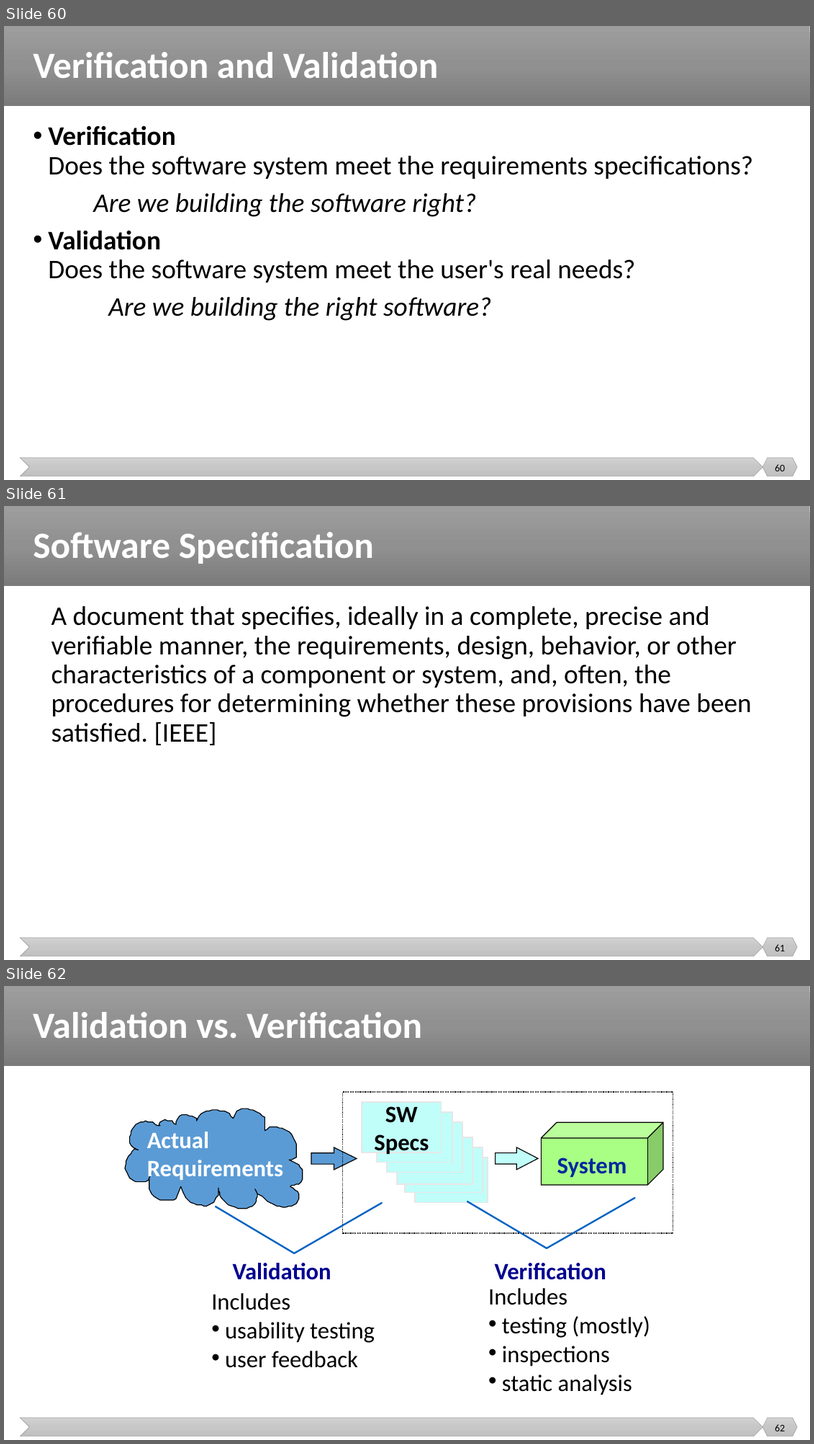
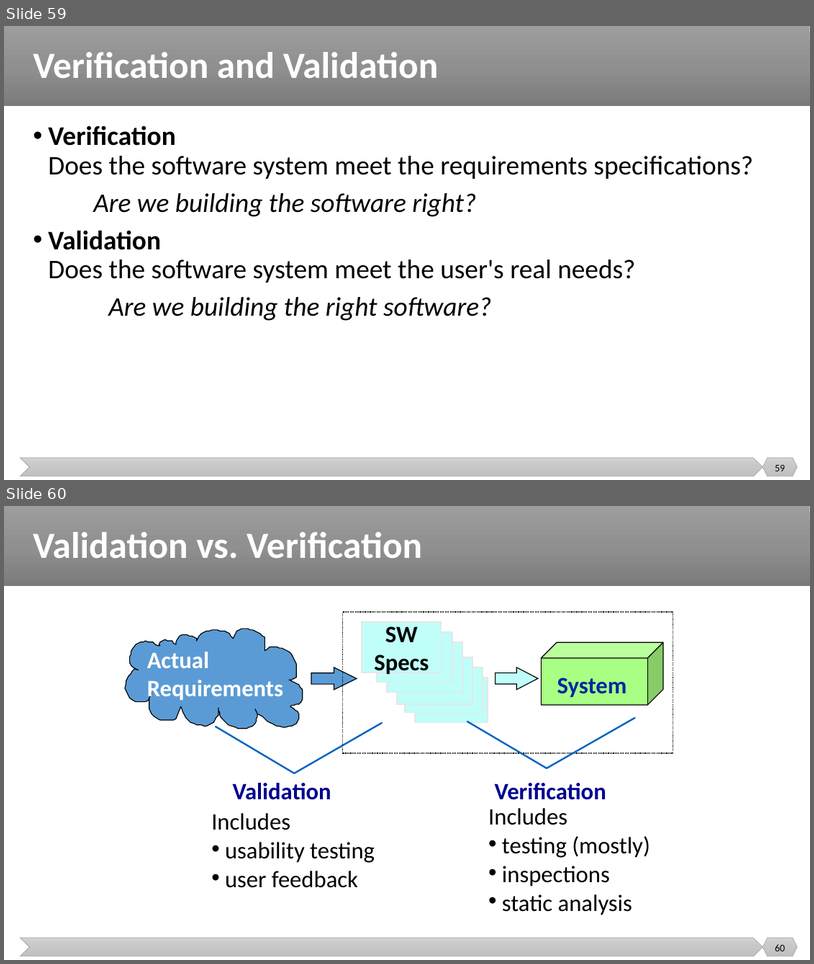
Before and after one commit to malenezi/malenezi, a slide deck: SE401/Lectures/2-Software Quality/Software Quality.pptx. Shown one above the other, each under a label of ours: slides 60, 61 and 62 before the commit, slides 59 and 60 after it. The pictures are 814x1444 and 814x964 pixels, drawn with LibreOffice and Linux fonts; fonts in the diff are those of the drawing. Boxes give left, top, right and bottom in pixels: in the first picture for what was removed or moved away, otherwise in the second. Text is boxed around its words. In the diff, an @@ line names an element or a change of style, - is before the commit and + after.

```diff
--- a/SE401/Lectures/2-Software Quality/Software Quality.pptx
+++ b/SE401/Lectures/2-Software Quality/Software Quality.pptx
@@ slide 61 removed at <box>4,506,810,960</box>, background #FFFFFF; not listed: 3 template elements that a slide beside it also shows @@
@@ title removed at <box>33,532,374,564</box> @@
-Software Specification
@@ text removed at <box>52,606,751,745</box> @@
-    A document that specifies, ideally in a complete, precise and verifiable manner, the requirements, design, behavior, or other characteristics of a component or system, and, often, the procedures for determining whether these provisions have been satisfied. [IEEE]
@@ page number removed at <box>775,944,785,951</box> @@
-61
@@ what was slide 60 is now slide 59 @@
@@ page number at <box>775,464,785,471</box>: text changed @@
-60
+59
@@ what was slide 62 is now slide 60 @@
@@ page number at <box>775,944,785,951</box>: text changed @@
-62
+60
```
Also in this commit, not shown: 4 slides changed, 2 other slides removed, 2 other files.
